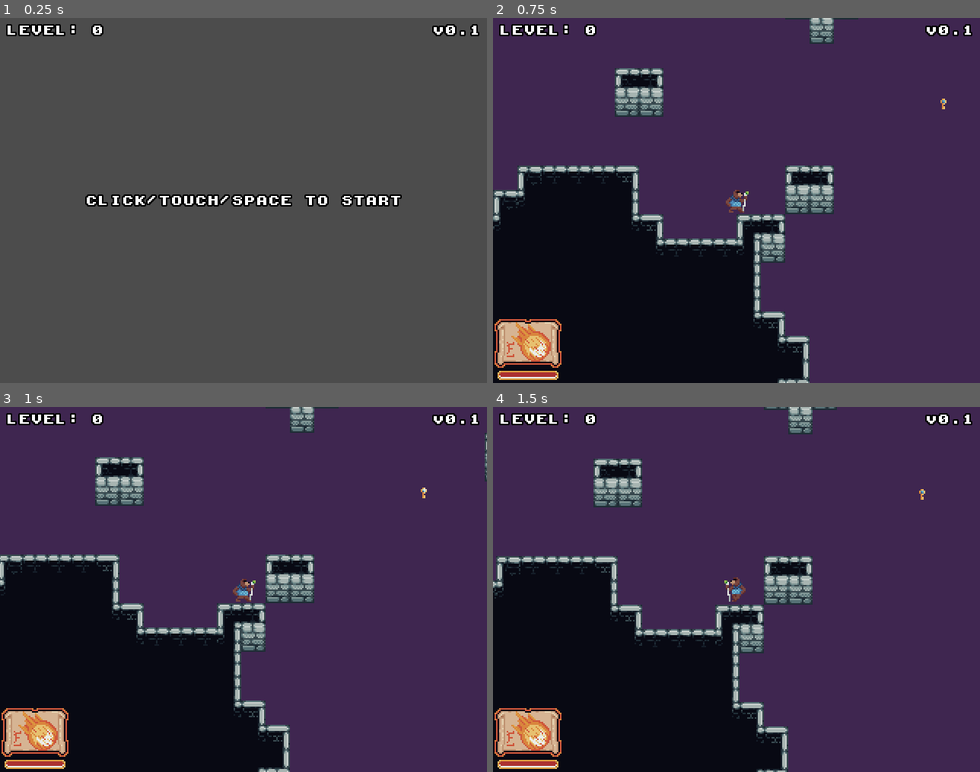
Above: before the commit, frames 1-4 (two rows, left to right).
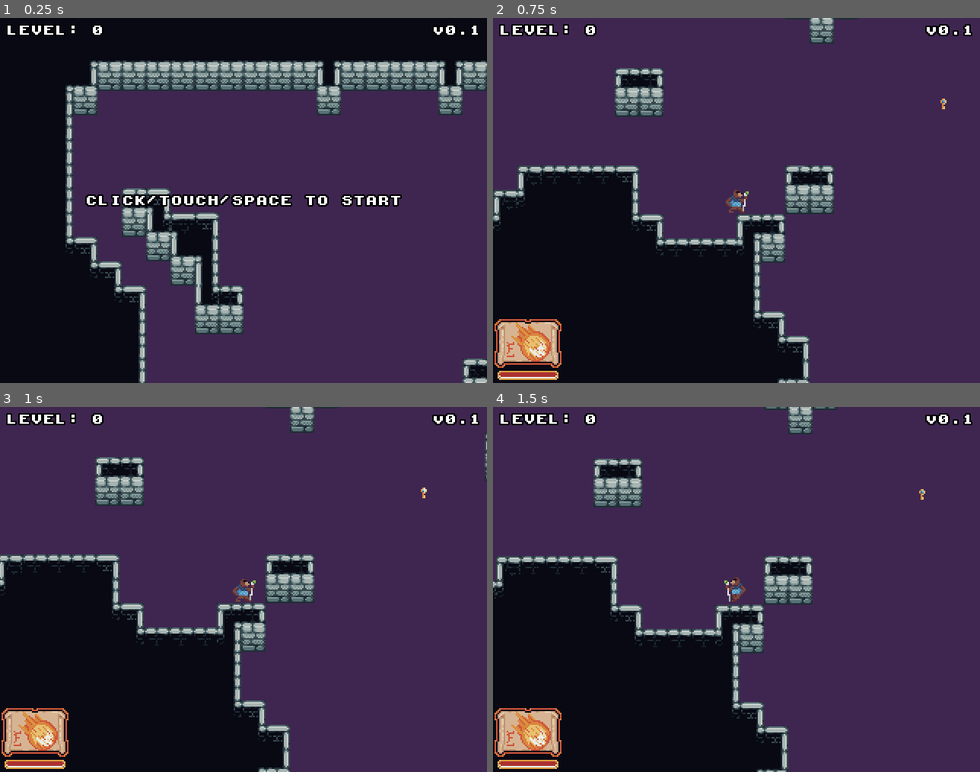
Above: after the commit, the same moments.

Repository: nikolawhallon/ExploreyDungeon
Game: Godot game, scene res://Scenes/Game.tscn
Same seed, same stepped clock (60 frames per second), same inputs: the game is played once before the commit and once after it.
Inputs (mouse positions are in pixels of both pictures, inside the frame that each line leads up to):
- Up to frame 1 (0.25 s): no input
- Up to frame 2 (0.75 s): tap Enter at 0.5 s; move the mouse to (843, 182) at 0.52 s; hold D from 0.53 s (still down); tap Space at 0.6 s; click (843, 182) at 0.67 s
- Up to frame 3 (1 s): keep holding D; tap Space at 0.77 s
- Up to frame 4 (1.5 s): tap Space at 1.07 s; release D at 1.25 s; drag from (639, 607) to (906, 494) at 1.27 s

The runs differ from the first frame. In frame 1, 95% of the frame differs, in the area x 0-100%, y 0-100%; in frame 2, nothing differs; in frame 3, nothing differs; in frame 4, nothing differs.

Commit message:
temp dungeon background

Diff:
--- a/Scenes/Game.gd
+++ b/Scenes/Game.gd
@@ -4,6 +4,7 @@
 var score = 0
 
 var started = false
+var temp_dungeon = null
 
 func _input(event):
 	if not started or get_tree().paused:
@@ -17,7 +18,14 @@
 			if event.is_pressed():
 				restart()
 
+func _ready():
+	temp_dungeon = load("res://Scenes/Dungeon.tscn").instance()
+	add_child(temp_dungeon)
+
 func restart():
+	if temp_dungeon != null:
+		get_tree().queue_delete(temp_dungeon)
+		temp_dungeon = null
 	if not started:
 		started = true
 		$CanvasLayer/StartLabel.visible = false
